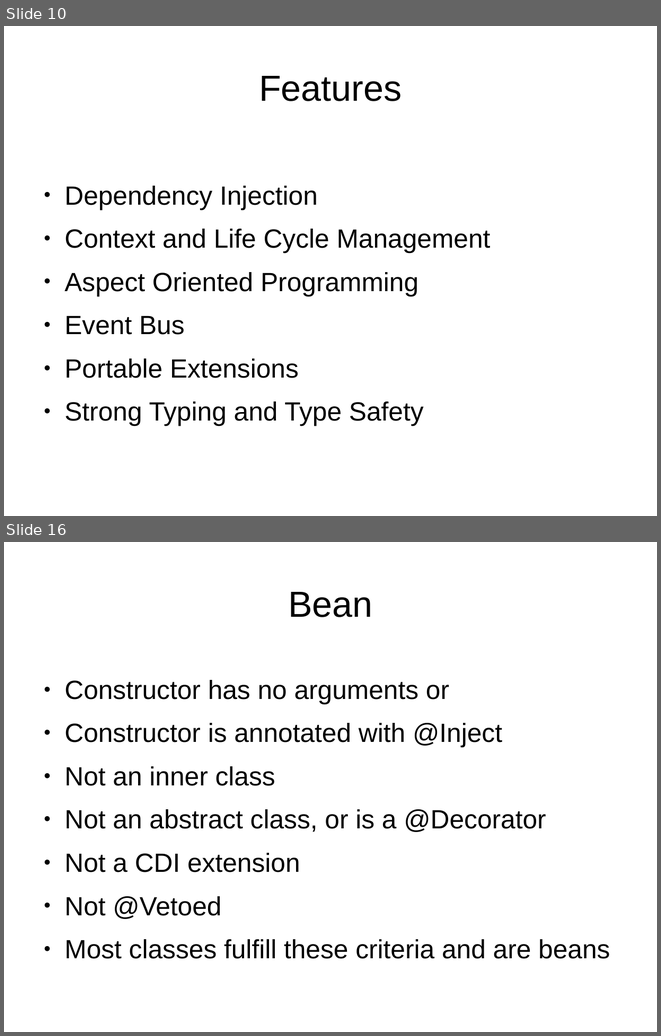
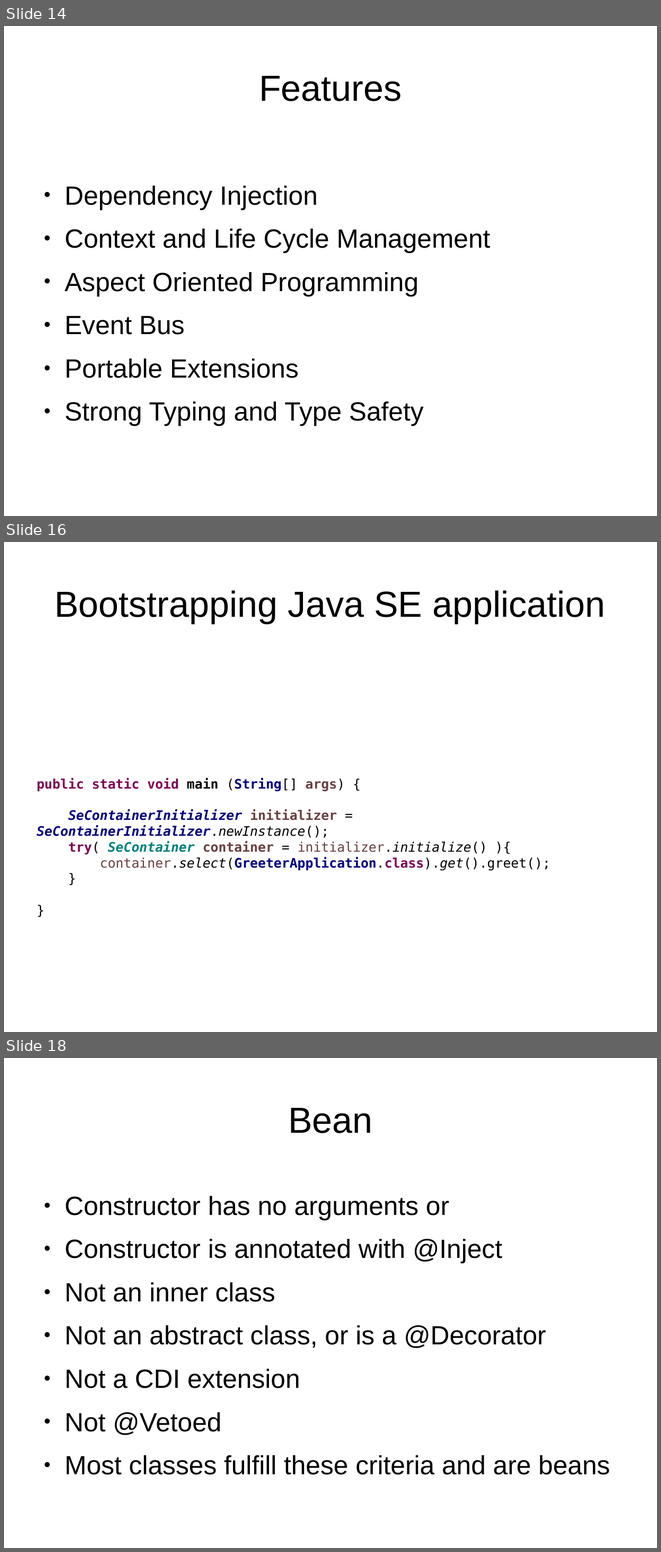
Before and after one commit to FrigoCoder/CDI, a slide deck: CDI.odp. Shown one above the other, each under a label of ours: slides 10 and 16 before the commit, slides 14, 16 and 18 after it; the slides between them are not shown. The pictures are 661x1036 and 661x1552 pixels, drawn with LibreOffice and Linux fonts; fonts in the diff are those of the drawing. Boxes give left, top, right and bottom in pixels: in the first picture for what was removed or moved away, otherwise in the second. Text is boxed around its words. In the diff, an @@ line names an element or a change of style, - is before the commit and + after.

```diff
--- a/CDI.odp
+++ b/CDI.odp
@@ slide 16 added at [4, 542, 657, 1032], background #FFFFFF @@
@@ title added at [54, 590, 605, 623], 44 pt, text #000000 @@
+Bootstrapping Java SE application
@@ text added at [37, 777, 550, 871], 16 pt, text #000000, bold @@
+public static void main (String[] args) {
+SeContainerInitializer initializer = SeContainerInitializer.newInstance();
+try( SeContainer container = initializer.initialize() ){
+container.select(GreeterApplication.class).get().greet();
+}
+}
@@ what was slide 10 is now slide 14 @@
@@ what was slide 16 is now slide 18 @@
```
Also in this commit, not shown: 5 slides changed, 3 other slides added, 2 slides removed, 1 other file.
